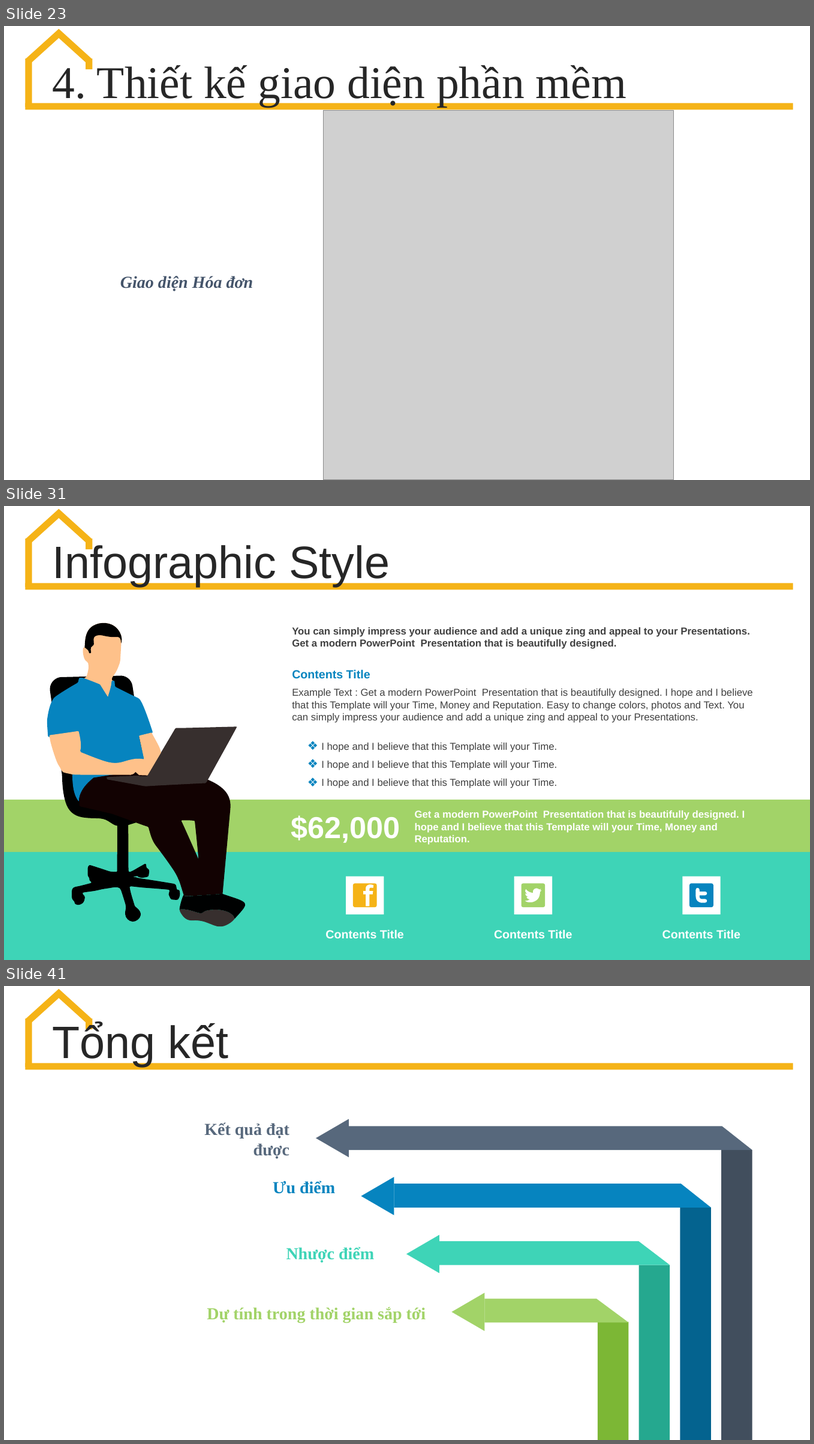
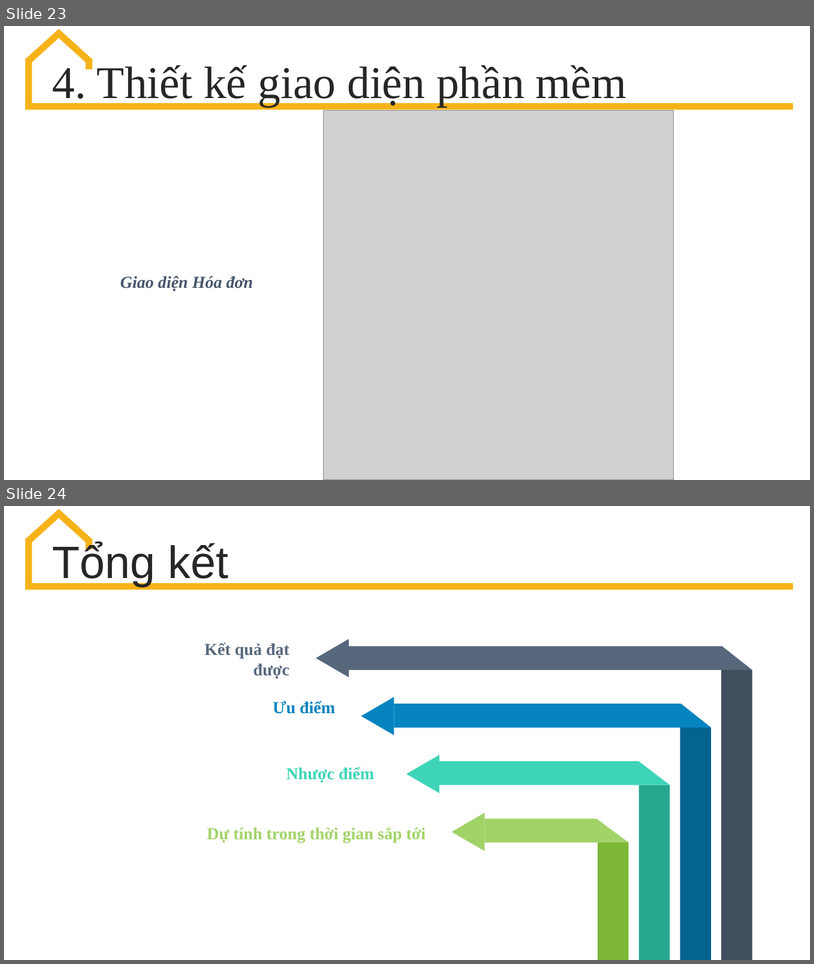
Before and after one commit to mni-linh/Report-Subject-Software-technology, a slide deck: SlideTrinhChieu.pptx. Shown one above the other, each under a label of ours: slides 23, 31 and 41 before the commit, slides 23 and 24 after it; the slides between them are not shown. The pictures are 814x1444 and 814x964 pixels, drawn with LibreOffice and Linux fonts; fonts in the diff are those of the drawing; grey boxes stand for pictures. Boxes give left, top, right and bottom in pixels: in the first picture for what was removed or moved away, otherwise in the second. Text is boxed around its words. In the diff, an @@ line names an element or a change of style, - is before the commit and + after.

```diff
--- a/SlideTrinhChieu.pptx
+++ b/SlideTrinhChieu.pptx
@@ slide 31 removed at bbox=[4, 506, 810, 960], background #FFFFFF; not listed: 5 template elements that a slide beside it also shows @@
@@ text removed at bbox=[53, 542, 390, 586] @@
-Infographic Style
@@ text removed at bbox=[292, 627, 750, 649] @@
-You can simply impress your audience and add a unique zing and appeal to your Presentations. Get a modern PowerPoint Presentation that is beautifully designed.
@@ text removed at bbox=[292, 669, 371, 679] @@
-Contents Title
@@ text removed at bbox=[292, 688, 753, 723] @@
-Example Text : Get a modern PowerPoint Presentation that is beautifully designed. I hope and I believe that this Template will your Time, Money and Reputation. Easy to change colors, photos and Text. You can simply impress your audience and add a unique zing and appeal to your Presentations.
@@ text removed at bbox=[321, 742, 557, 788] @@
-❖ I hope and I believe that this Template will your Time.
-❖ I hope and I believe that this Template will your Time.
-❖ I hope and I believe that this Template will your Time.
@@ rectangle removed at bbox=[4, 799, 810, 852] @@
@@ text removed at bbox=[415, 810, 746, 844] @@
-Get a modern PowerPoint Presentation that is beautifully designed. I hope and I believe that this Template will your Time, Money and Reputation.
@@ text removed at bbox=[291, 815, 401, 843] @@
-$62,000
@@ rectangle removed at bbox=[5, 850, 810, 960] @@
@@ rectangle removed at bbox=[347, 876, 384, 915] @@
@@ freeform shape removed at bbox=[353, 883, 377, 906] @@
@@ rectangle removed at bbox=[515, 876, 552, 915] @@
@@ freeform shape removed at bbox=[522, 883, 545, 906] @@
@@ rectangle removed at bbox=[683, 876, 721, 915] @@
@@ freeform shape removed at bbox=[690, 883, 714, 907] @@
@@ group removed at bbox=[47, 623, 245, 927]: 11 freeform shapes @@
@@ text removed at bbox=[326, 929, 404, 938] @@
-Contents Title
@@ text removed at bbox=[494, 929, 572, 938] @@
-Contents Title
@@ text removed at bbox=[663, 929, 741, 938] @@
-Contents Title
@@ what was slide 41 is now slide 24 @@
```
Also in this commit, not shown: 2 slides changed, 16 other slides removed, 2 other files.
